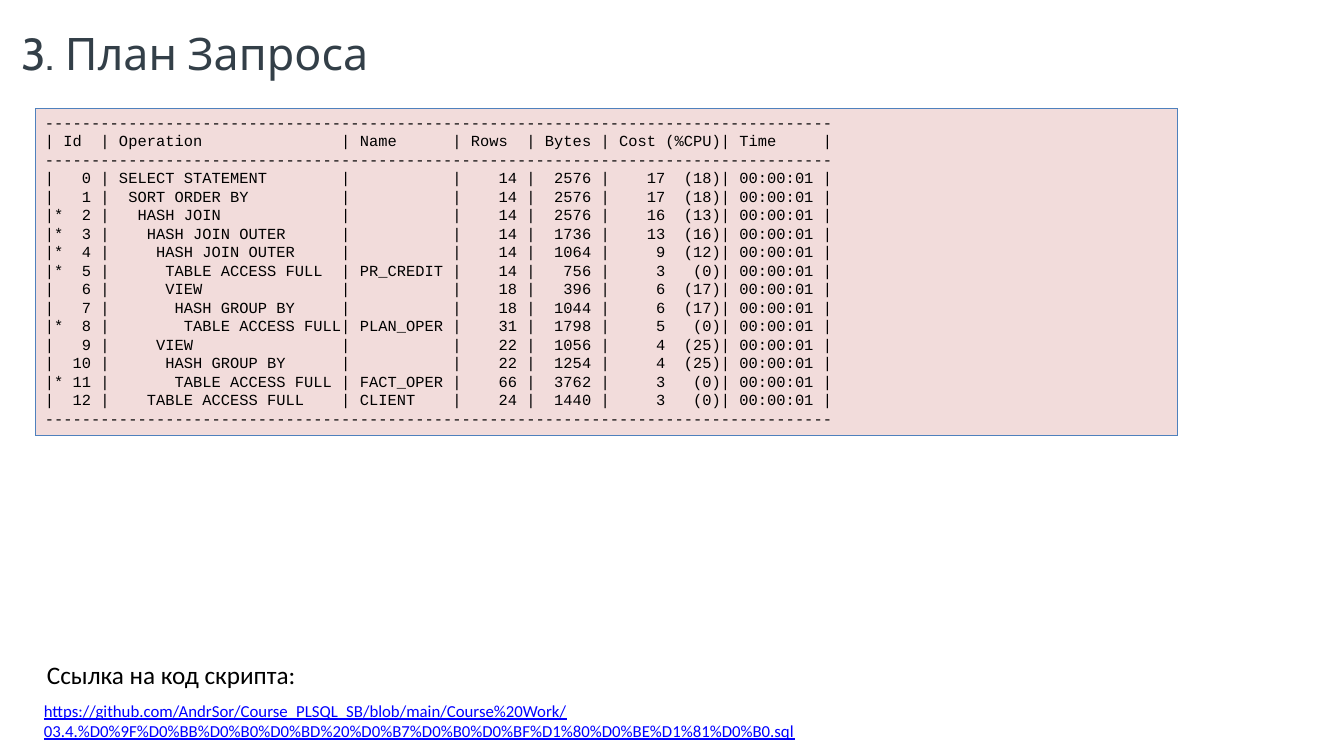
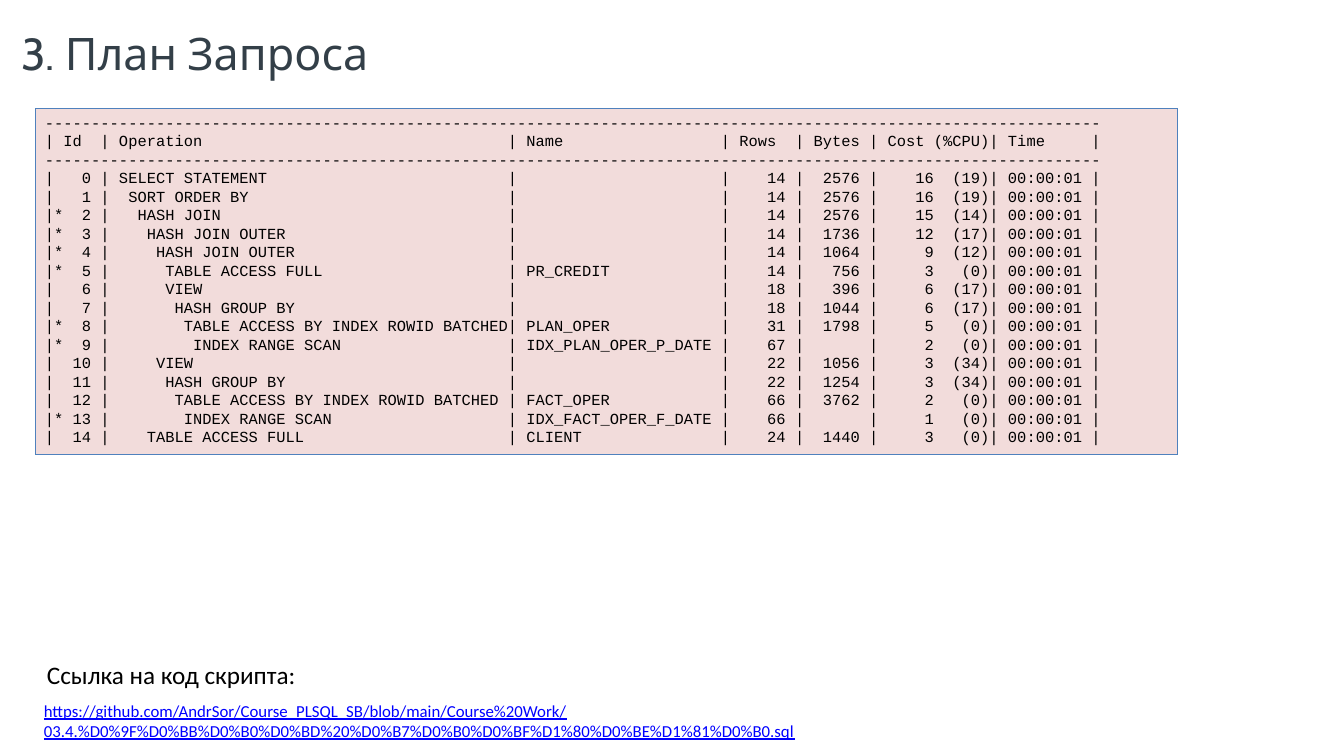
Before and after one commit to AndrSor/Course_PLSQL_SB, a slide deck: slide 13 of Course Work/_Презентация Курсовой работы.pptx. Drawn at 1344x756 pixels with LibreOffice and Linux fonts; fonts in the diff are those of the drawing; background and template pictures are left out. Boxes give left, top, right and bottom in pixels: in the first picture for what was removed or moved away, otherwise in the second. Text is boxed around its words. In the diff, an @@ line names an element or a change of style, - is before the commit and + after.

```diff
--- a/Course Work/_Презентация Курсовой работы.pptx
+++ b/Course Work/_Презентация Курсовой работы.pptx
@@ text in rectangle at (35,108,1179,454): text changed @@
--------------------------------------------------------------------------------------
+------------------------------------------------------------------------------------------------------------------
@@ rectangle "------------------------------------------------------------ ...": place and size @@
-rectangle "------------------------------------------------------------ ..." at (35,108,1179,436)
+rectangle "------------------------------------------------------------ ..." at (35,108,1179,454)
@@ text in rectangle at (82,172,1082,243): text changed @@
--------------------------------------------------------------------------------------
-| 0 | SELECT STATEMENT | | 14 | 2576 | 17 (18)| 00:00:01 |
-| 1 | SORT ORDER BY | | 14 | 2576 | 17 (18)| 00:00:01 |
-|* 2 | HASH JOIN | | 14 | 2576 | 16 (13)| 00:00:01 |
-|* 3 | HASH JOIN OUTER | | 14 | 1736 | 13 (16)| 00:00:01 |
+------------------------------------------------------------------------------------------------------------------
+| 0 | SELECT STATEMENT | | 14 | 2576 | 16 (19)| 00:00:01 |
+| 1 | SORT ORDER BY | | 14 | 2576 | 16 (19)| 00:00:01 |
+|* 2 | HASH JOIN | | 14 | 2576 | 15 (14)| 00:00:01 |
+|* 3 | HASH JOIN OUTER | | 14 | 1736 | 12 (17)| 00:00:01 |
@@ text in rectangle at (73,320,1082,446): text changed @@
-|* 8 | TABLE ACCESS FULL| PLAN_OPER | 31 | 1798 | 5 (0)| 00:00:01 |
-| 9 | VIEW | | 22 | 1056 | 4 (25)| 00:00:01 |
-| 10 | HASH GROUP BY | | 22 | 1254 | 4 (25)| 00:00:01 |
-|* 11 | TABLE ACCESS FULL | FACT_OPER | 66 | 3762 | 3 (0)| 00:00:01 |
-| 12 | TABLE ACCESS FULL | CLIENT | 24 | 1440 | 3 (0)| 00:00:01 |
--------------------------------------------------------------------------------------
+|* 8 | TABLE ACCESS BY INDEX ROWID BATCHED| PLAN_OPER | 31 | 1798 | 5 (0)| 00:00:01 |
+|* 9 | INDEX RANGE SCAN | IDX_PLAN_OPER_P_DATE | 67 | | 2 (0)| 00:00:01 |
+| 10 | VIEW | | 22 | 1056 | 3 (34)| 00:00:01 |
+| 11 | HASH GROUP BY | | 22 | 1254 | 3 (34)| 00:00:01 |
+| 12 | TABLE ACCESS BY INDEX ROWID BATCHED | FACT_OPER | 66 | 3762 | 2 (0)| 00:00:01 |
+|* 13 | INDEX RANGE SCAN | IDX_FACT_OPER_F_DATE | 66 | | 1 (0)| 00:00:01 |
+| 14 | TABLE ACCESS FULL | CLIENT | 24 | 1440 | 3 (0)| 00:00:01 |
```
Also in this commit, not shown: 1 other slide changed, 3 slides added.
